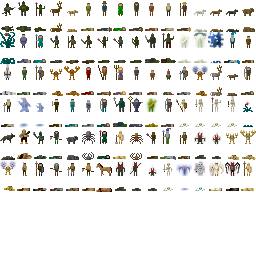
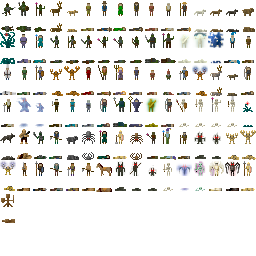
Layered file, before and after one edit (w=256, h=256). Changes by layer:
painted on "Background" over <box>1,194,15,223</box>
